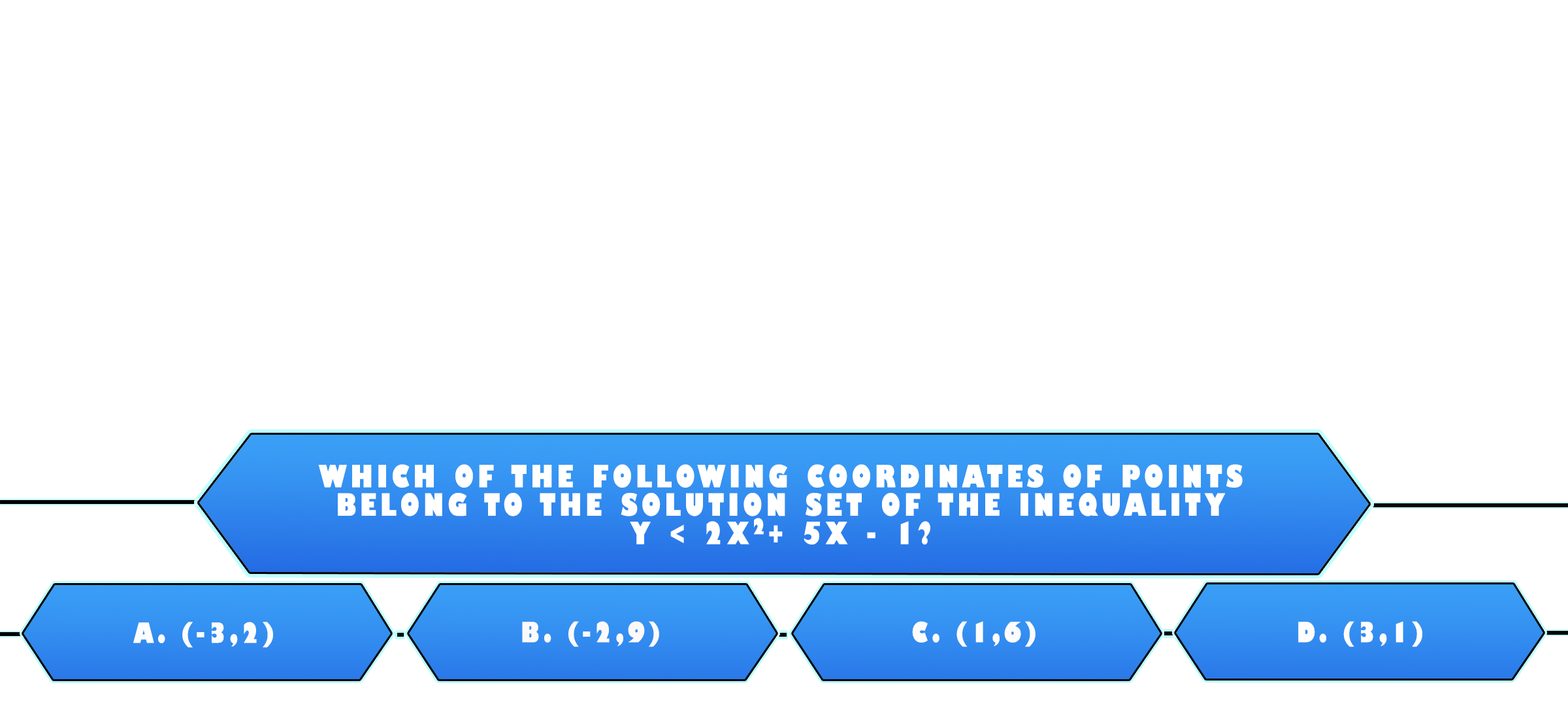
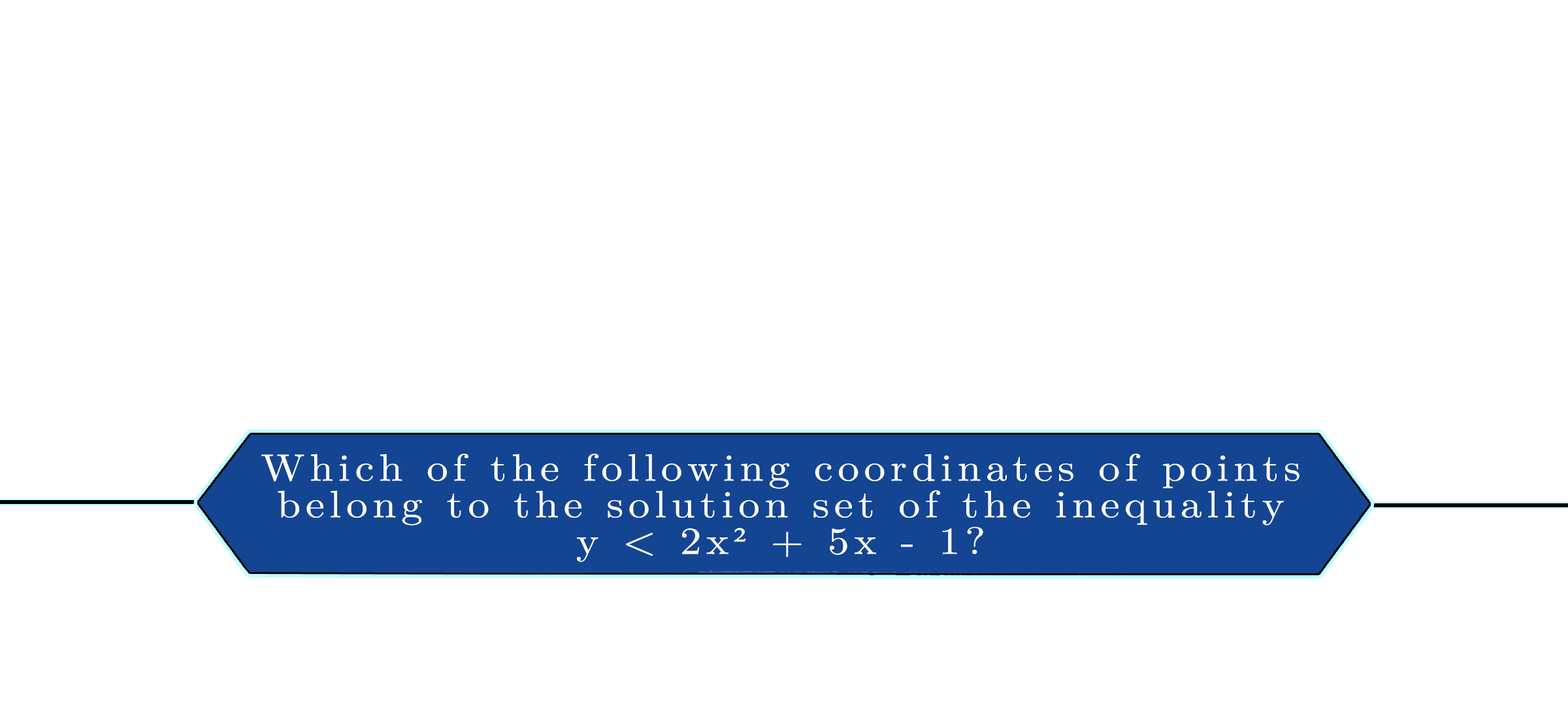
Layer changes from the first 1568px x 706px image to the second:
hid "2" (1st of 2, in "Group 2") over [753, 517, 764, 535]
painted on "Which of the following coordinates of points belong to the solu" over [261, 453, 1300, 562]
painted on "Layer 7" over [199, 434, 1369, 573]
hid group "Group 1" (9 layers) over [1164, 584, 1568, 679]
painted on "D. (3,1)" over [1264, 610, 1454, 653]
painted on "Layer 9" over [1176, 584, 1544, 679]
hid group "Group 5" (8 layers) over [793, 584, 1161, 679]
painted on "C. (1,6)" over [880, 610, 1066, 653]
painted on "Layer 9 copy" over [793, 584, 1161, 679]
hid group "Group 4" (8 layers) over [408, 584, 787, 679]
painted on "B. (-2,9)" over [486, 610, 692, 653]
painted on "Layer 9 copy 2" over [408, 584, 777, 679]
hid group "Group 3" (7 layers) over [0, 584, 404, 679]
painted on "A. (-3,2)" over [98, 611, 307, 653]
painted on "Layer 9 copy 3" over [23, 584, 391, 679]
